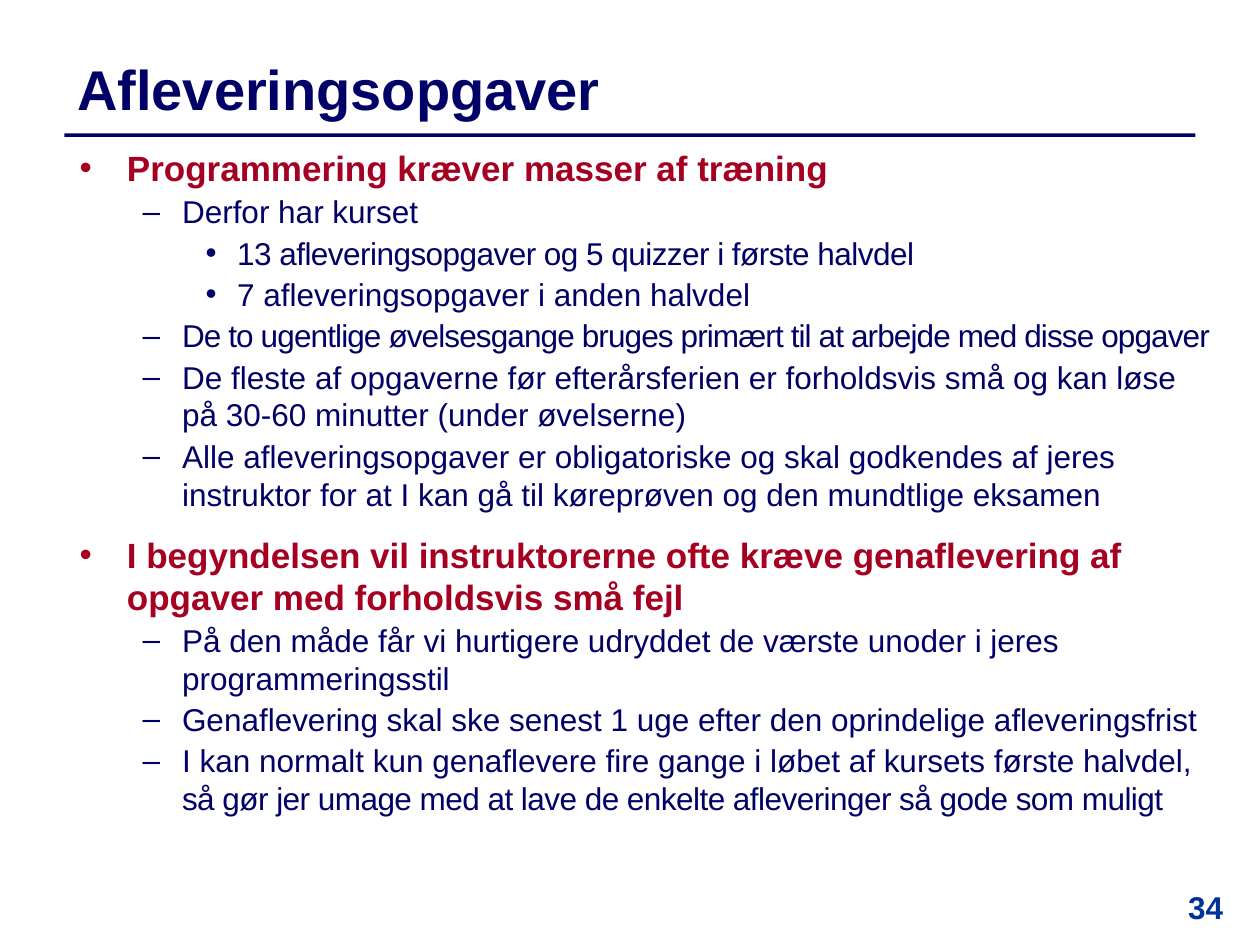
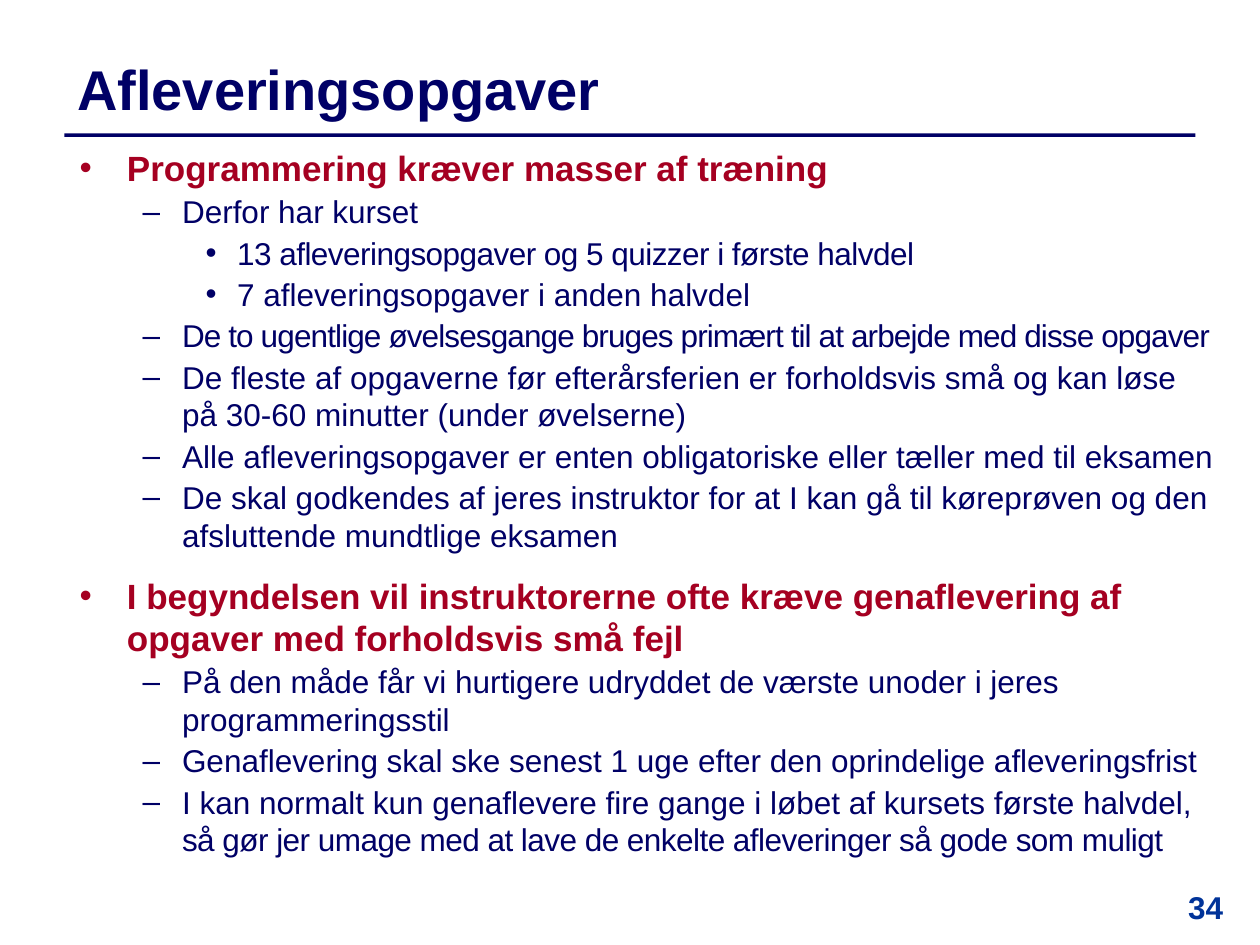
Before and after one commit to IntProgAU/Materiale, a slide deck: slide 34 of web/e23/uge_1a/Slides-Uge1-Mandag.pptx. Drawn at 1260x945 pixels with LibreOffice and Linux fonts; fonts in the diff are those of the drawing. Boxes give left, top, right and bottom in pixels: in the first picture for what was removed or moved away, otherwise in the second. Text is boxed around its words. In the diff, an @@ line names an element or a change of style, - is before the commit and + after.

```diff
--- a/web/e23/uge_1a/Slides-Uge1-Mandag.pptx
+++ b/web/e23/uge_1a/Slides-Uge1-Mandag.pptx
@@ text at box(182, 445, 1213, 553): text changed @@
-  – Alle afleveringsopgaver er obligatoriske og skal godkendes af jeres instruktor for at I kan gå til køreprøven og den mundtlige eksamen
+  – Alle afleveringsopgaver er enten obligatoriske eller tæller med til eksamen
+  – De skal godkendes af jeres instruktor for at I kan gå til køreprøven og den afsluttende mundtlige eksamen
```
Also in this commit, not shown: 9 other slides changed, 1 other file.
